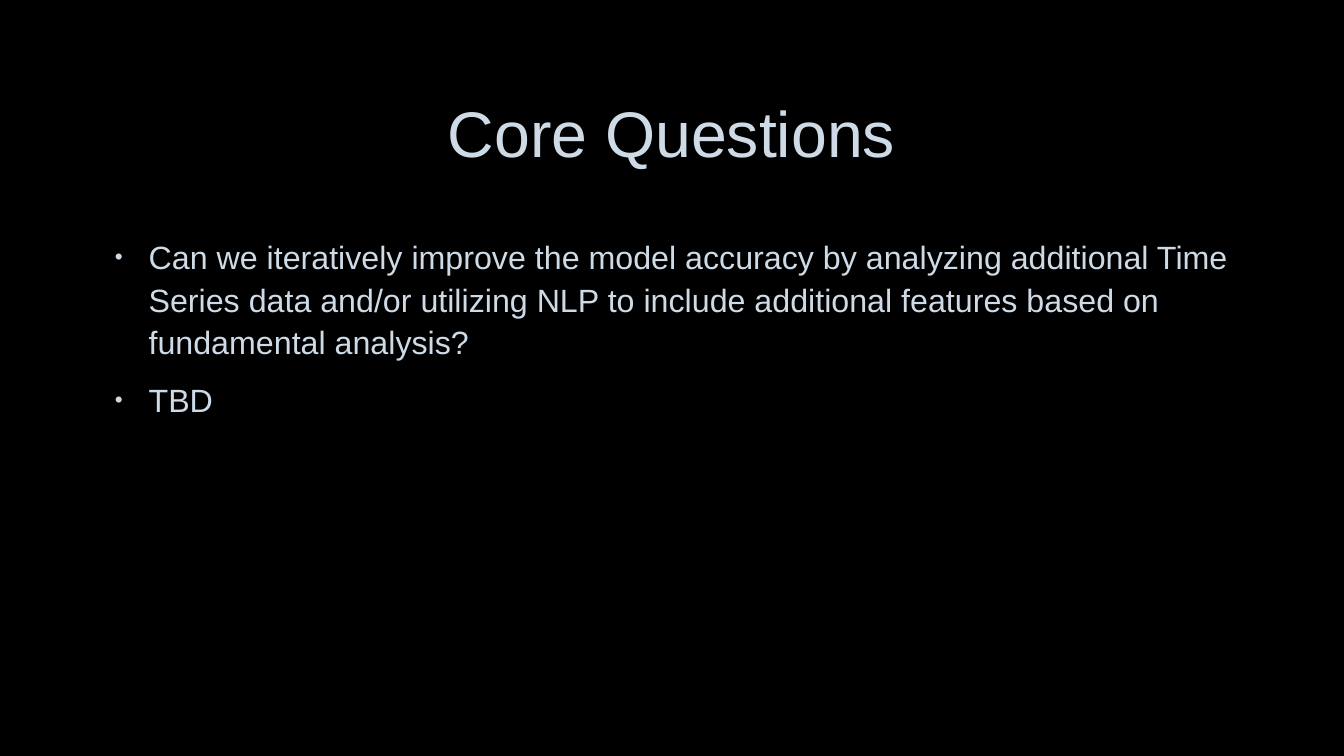
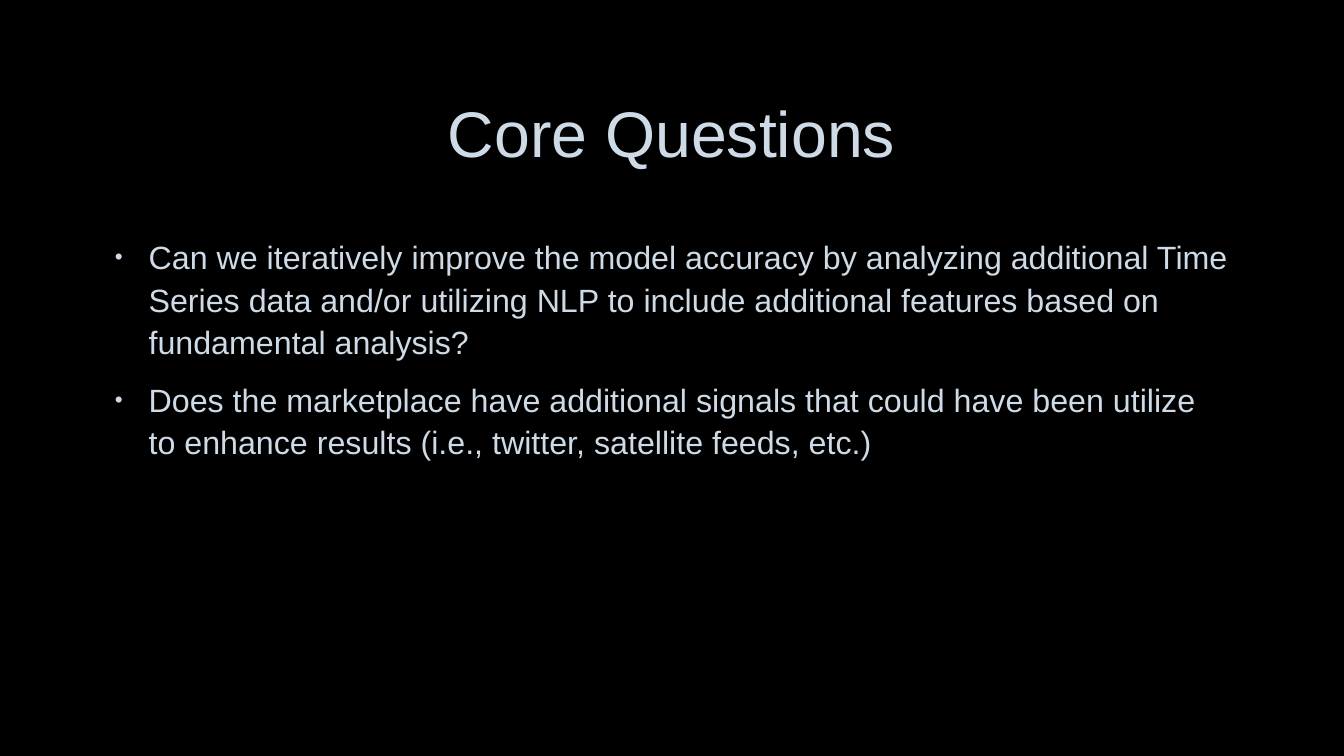
Before and after one commit to lchristij/MLProject, a slide deck: slide 10 of Stock Trading Algo.pptx (slide 5 before the commit). Drawn at 1344x756 pixels with LibreOffice and Linux fonts; fonts in the diff are those of the drawing; background and template pictures are left out. Boxes give left, top, right and bottom in pixels: in the first picture for what was removed or moved away, otherwise in the second. Text is boxed around its words. In the diff, an @@ line names an element or a change of style, - is before the commit and + after.

```diff
--- a/Stock Trading Algo.pptx
+++ b/Stock Trading Algo.pptx
@@ text at [149, 388, 1195, 461]: text changed @@
-• TBD
+• Does the marketplace have additional signals that could have been utilize to enhance results (i.e., twitter, satellite feeds, etc.)
```
Also in this commit, not shown: 6 other slides changed, 1 slide added, 3 slides removed.
